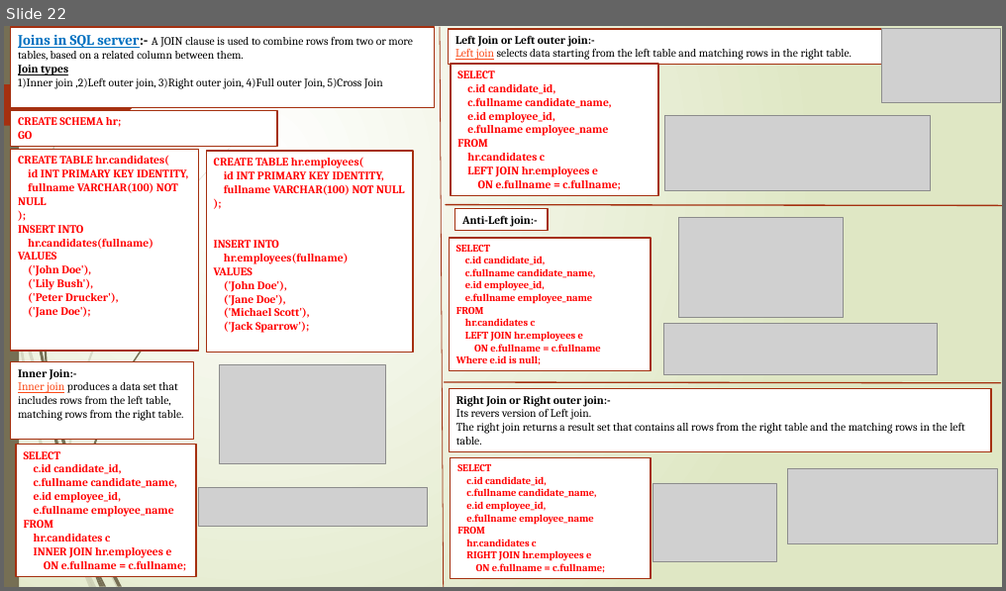
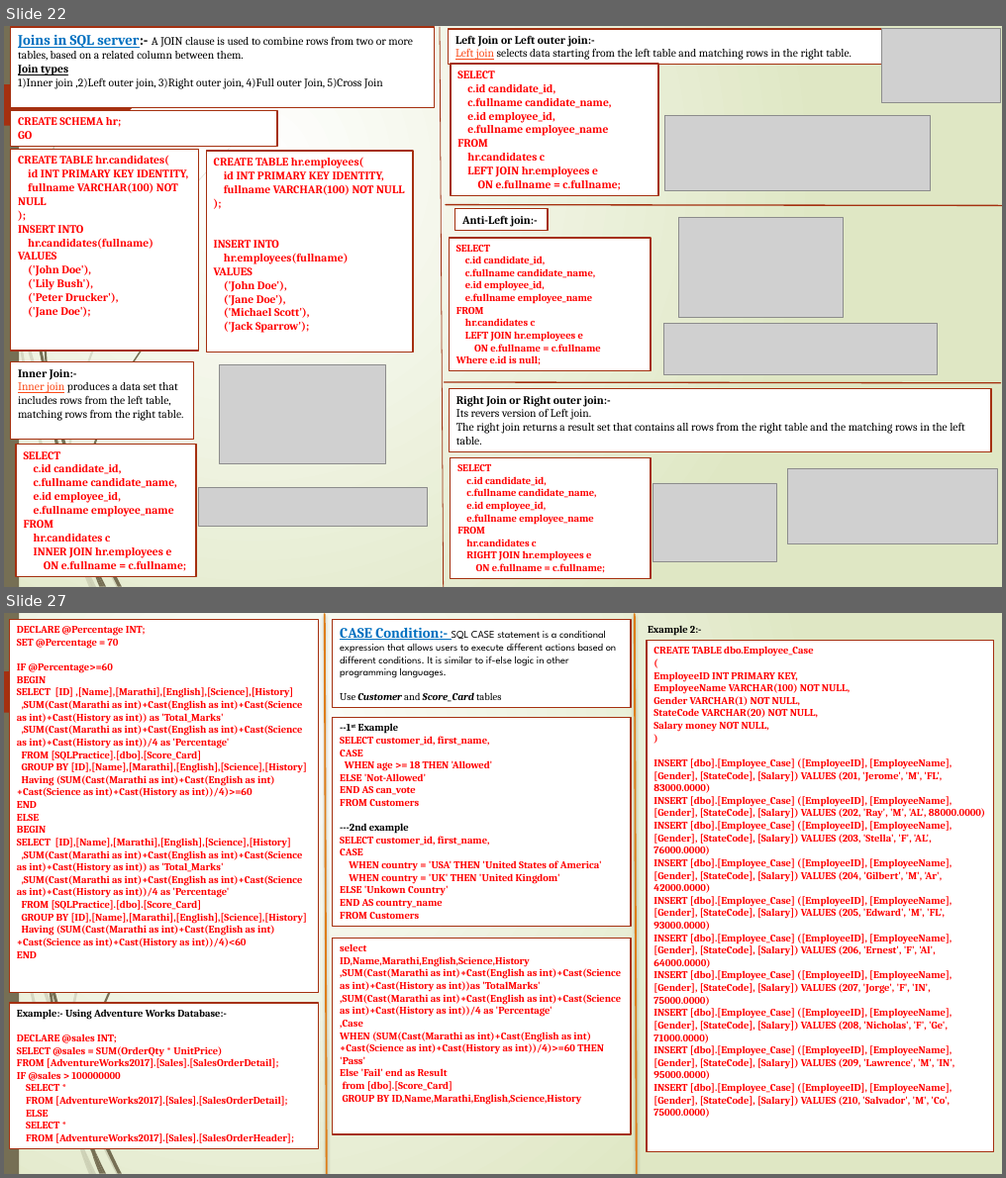
Before and after one commit to tanajisulagave/SQL-Server, a slide deck: SQL Server/SQL_PPT.pptx. Shown one above the other, each under a label of ours: slide 22 before the commit, slides 22 and 27 after it; the slides between them are not shown. The pictures are 1006x591 and 1006x1178 pixels, drawn with LibreOffice and Linux fonts; fonts in the diff are those of the drawing; grey boxes stand for pictures. Boxes give left, top, right and bottom in pixels: in the first picture for what was removed or moved away, otherwise in the second. Text is boxed around its words. In the diff, an @@ line names an element or a change of style, - is before the commit and + after.

```diff
--- a/SQL Server/SQL_PPT.pptx
+++ b/SQL Server/SQL_PPT.pptx
@@ slide 27 added at (4,613,1002,1174), background gradient #FFFFFF to #DFE8C4; not listed: 18 template elements that a slide beside it also shows @@
@@ rectangle added at (9,620,319,992), fill #FFFFFF, outline #A53010 1.25 pt, 10 pt, text #FF0000, bold @@
+DECLARE @Percentage INT;
+SET @Percentage = 70
+IF @Percentage>=60
+BEGIN
+SELECT [ID] ,[Name],[Marathi],[English],[Science],[History]
+,SUM(Cast(Marathi as int)+Cast(English as int)+Cast(Science as int)+Cast(History as int)) as 'Total_Marks'
+,SUM(Cast(Marathi as int)+Cast(English as int)+Cast(Science as int)+Cast(History as int))/4 as 'Percentage'
+FROM [SQLPractice].[dbo].[Score_Card]
+GROUP BY [ID],[Name],[Marathi],[English],[Science],[History]
+Having (SUM(Cast(Marathi as int)+Cast(English as int)+Cast(Science as int)+Cast(History as int))/4)>=60
+END
+ELSE
+BEGIN
+SELECT [ID],[Name],[Marathi],[English],[Science],[History]
+,SUM(Cast(Marathi as int)+Cast(English as int)+Cast(Science as int)+Cast(History as int)) as 'Total_Marks'
+,SUM(Cast(Marathi as int)+Cast(English as int)+Cast(Science as int)+Cast(History as int))/4 as 'Percentage'
+FROM [SQLPractice].[dbo].[Score_Card]
+GROUP BY [ID],[Name],[Marathi],[English],[Science],[History]
+Having (SUM(Cast(Marathi as int)+Cast(English as int)+Cast(Science as int)+Cast(History as int))/4)<60
+END
@@ line added from (325, 614) to (327, 1174), #DE7E18 1.75 pt @@
@@ rectangle added at (333,620,631,708), fill #FFFFFF, outline #A53010 1.25 pt, 10 pt, text #000000 @@
+CASE Condition:- SQL CASE statement is a conditional expression that allows users to execute different actions based on different conditions. It is similar to if-else logic in other programming languages.
+Use Customer and Score_Card tables
@@ line added from (635, 614) to (637, 1174), #DE7E18 1.75 pt @@
@@ text added at (648,625,702,636), 10 pt, text #000000, bold @@
+Example 2:-
@@ rectangle added at (648,641,994,1152), fill #FFFFFF, outline #A53010 1.25 pt, 10 pt, text #FF0000, bold @@
+CREATE TABLE dbo.Employee_Case
+(
+EmployeeID INT PRIMARY KEY,
+EmployeeName VARCHAR(100) NOT NULL,
+Gender VARCHAR(1) NOT NULL,
+StateCode VARCHAR(20) NOT NULL,
+Salary money NOT NULL,
+)
+INSERT [dbo].[Employee_Case] ([EmployeeID], [EmployeeName], [Gender], [StateCode], [Salary]) VALUES (201, 'Jerome', 'M', 'FL', 83000.0000)
+INSERT [dbo].[Employee_Case] ([EmployeeID], [EmployeeName], [Gender], [StateCode], [Salary]) VALUES (202, 'Ray', 'M', 'AL', 88000.0000)
+INSERT [dbo].[Employee_Case] ([EmployeeID], [EmployeeName], [Gender], [StateCode], [Salary]) VALUES (203, 'Stella', 'F', 'AL', 76000.0000)
+INSERT [dbo].[Employee_Case] ([EmployeeID], [EmployeeName], [Gender], [StateCode], [Salary]) VALUES (204, 'Gilbert', 'M', 'Ar', 42000.0000)
+INSERT [dbo].[Employee_Case] ([EmployeeID], [EmployeeName], [Gender], [StateCode], [Salary]) VALUES (205, 'Edward', 'M', 'FL', 93000.0000)
+INSERT [dbo].[Employee_Case] ([EmployeeID], [EmployeeName], [Gender], [StateCode], [Salary]) VALUES (206, 'Ernest', 'F', 'Al', 64000.0000)
+INSERT [dbo].[Employee_Case] ([EmployeeID], [EmployeeName], [Gender], [StateCode], [Salary]) VALUES (207, 'Jorge', 'F', 'IN', 75000.0000)
+INSERT [dbo].[Employee_Case] ([EmployeeID], [EmployeeName], [Gender], [StateCode], [Salary]) VALUES (208, 'Nicholas', 'F', 'Ge', 71000.0000)
+INSERT [dbo].[Employee_Case] ([EmployeeID], [EmployeeName], [Gender], [StateCode], [Salary]) VALUES (209, 'Lawrence', 'M', 'IN', 95000.0000)
+INSERT [dbo].[Employee_Case] ([EmployeeID], [EmployeeName], [Gender], [StateCode], [Salary]) VALUES (210, 'Salvador', 'M', 'Co', 75000.0000)
@@ rectangle added at (333,718,631,927), fill #FFFFFF, outline #A53010 1.25 pt, 10 pt, text #FF0000, bold @@
+--1st Example
+SELECT customer_id, first_name,
+CASE
+WHEN age >= 18 THEN 'Allowed'
+ELSE 'Not-Allowed'
+END AS can_vote
+FROM Customers
+---2nd example
+SELECT customer_id, first_name,
+CASE
+WHEN country = 'USA' THEN 'United States of America'
+WHEN country = 'UK' THEN 'United Kingdom'
+ELSE 'Unkown Country'
+END AS country_name
+FROM Customers
@@ rectangle added at (333,939,631,1136), fill #FFFFFF, outline #A53010 1.25 pt, 10 pt, text #FF0000, bold @@
+select
+ID,Name,Marathi,English,Science,History
+,SUM(Cast(Marathi as int)+Cast(English as int)+Cast(Science as int)+Cast(History as int))as 'TotalMarks'
+,SUM(Cast(Marathi as int)+Cast(English as int)+Cast(Science as int)+Cast(History as int))/4 as 'Percentage'
+,Case
+WHEN (SUM(Cast(Marathi as int)+Cast(English as int)+Cast(Science as int)+Cast(History as int))/4)>=60 THEN 'Pass'
+Else 'Fail' end as Result
+from [dbo].[Score_Card]
+GROUP BY ID,Name,Marathi,English,Science,History
@@ rectangle added at (9,1003,319,1149), fill #FFFFFF, outline #A53010 1.25 pt, 10 pt, text #FF0000, bold @@
+Example:- Using Adventure Works Database:-
+DECLARE @sales INT;
+SELECT @sales = SUM(OrderQty * UnitPrice)
+FROM [AdventureWorks2017].[Sales].[SalesOrderDetail];
+IF @sales > 100000000
+SELECT *
+FROM [AdventureWorks2017].[Sales].[SalesOrderDetail];
+ELSE
+SELECT *
+FROM [AdventureWorks2017].[Sales].[SalesOrderHeader];
@@ freeform shape added at (83,1096,94,1152), fill #766F54 @@
```
Also in this commit, not shown: 1 slide changed, 6 other slides added.
